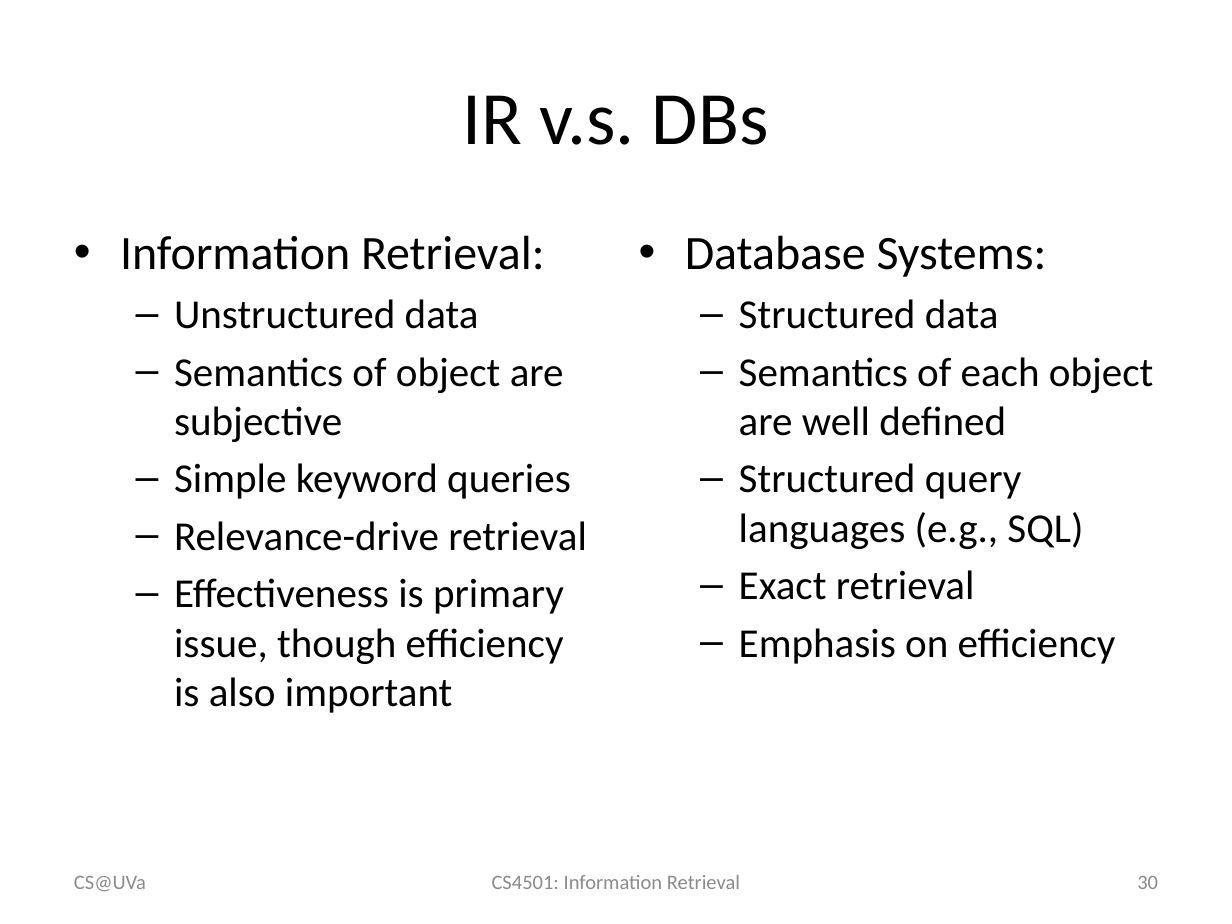
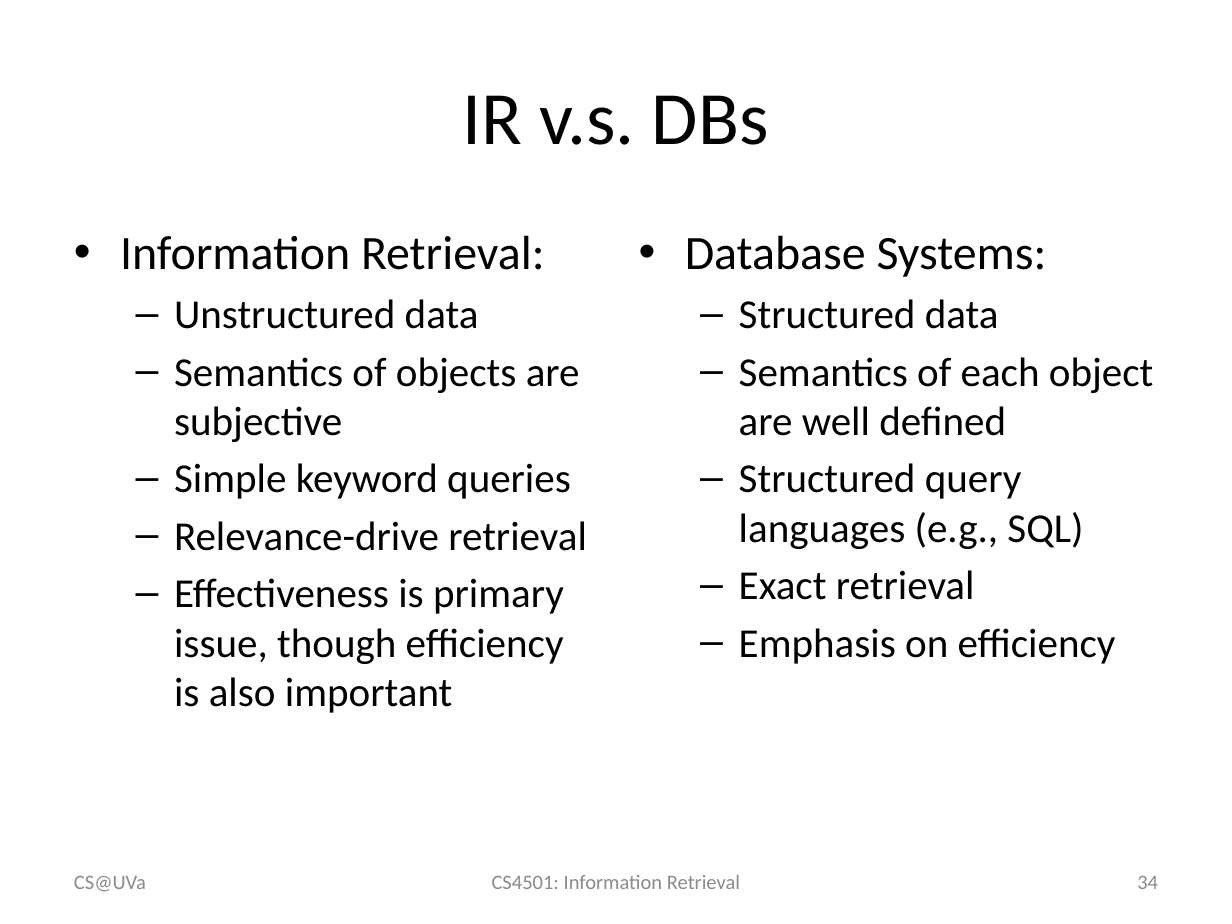
Before and after one commit to wang296/IR2015, a slide deck: slide 34 of docs/Introduction to Information Retrieval.pptx (slide 30 before the commit). Drawn at 1232x924 pixels with LibreOffice and Linux fonts; fonts in the diff are those of the drawing. Boxes give left, top, right and bottom in pixels: in the first picture for what was removed or moved away, otherwise in the second. Text is boxed around its words. In the diff, an @@ line names an element or a change of style, - is before the commit and + after.

```diff
--- a/docs/Introduction to Information Retrieval.pptx
+++ b/docs/Introduction to Information Retrieval.pptx
@@ text at [174, 357, 580, 442]: text changed @@
-  – Semantics of object are subjective
+  – Semantics of objects are subjective
@@ page number at [1137, 876, 1158, 889]: text changed @@
-30
+34
```
Also in this commit, not shown: 4 slides added, 4 other files.
